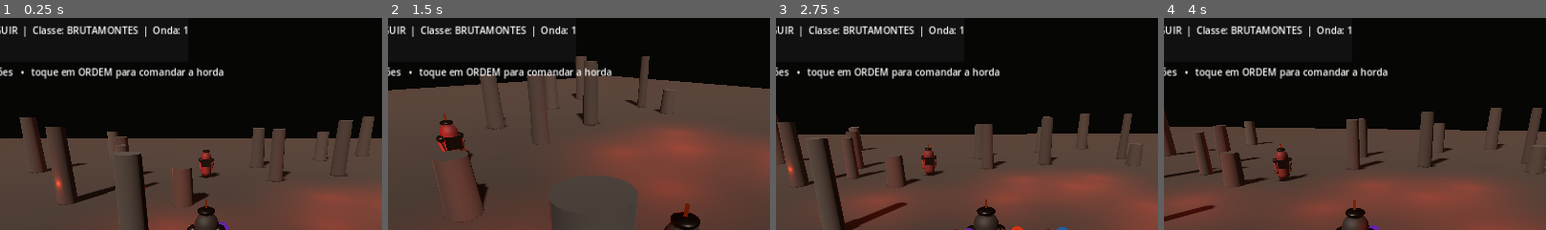
Above: before the commit, frames 1-4 (left to right).
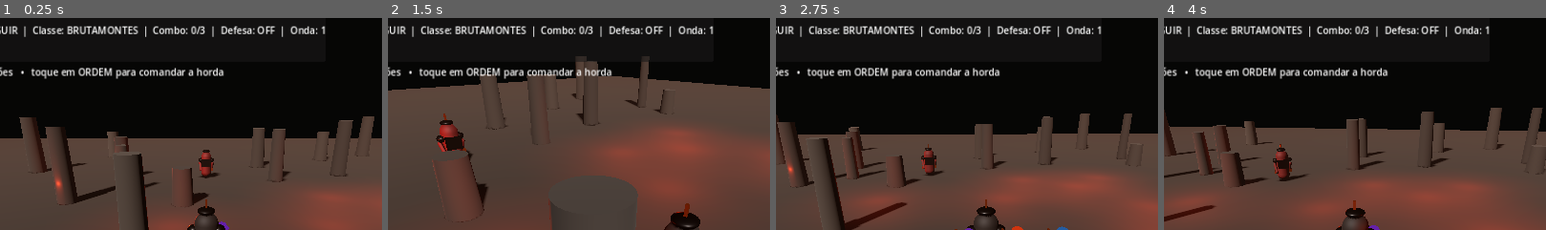
Above: after the commit, the same moments.

Repository: souzaleite24-ai/MordorTrolDeRubiAndroid
Game: Godot game, scene res://scenes/mordor_world.tscn
The game is run twice, just before and just after one commit, with the same random seed, the same clock (stepped at 60 frames per second) and the same inputs.
Inputs:
- Up to frame 1 (0.25 s): no input
- Up to frame 2 (1.5 s): click "ATACAR" at 0.5 s; hold Right (ui_right) from 1.28 s (still down)
- Up to frame 3 (2.75 s): release Right (ui_right) at 2.03 s; hold Down (ui_down) from 2.03 s (still down)
- Up to frame 4 (4 s): release Down (ui_down) at 2.78 s; hold Right (ui_right) 2.78-3.53 s; hold Up (ui_up) from 3.53 s (still down)
The pictures show only the part of the screen within x 23-73%, y 4-54%; the shares and areas given below are measured in that part.

The runs differ from the first frame. In frame 1, 1.0% of the frame differs, in the area x 41-86%, y 3-10%; in frame 2, 1.2%, in the area x 41-86%, y 3-21%; in frame 3, 1.0%; in frame 4, 1.0%.

Commit message:
Show combo and guard state in HUD

Diff:
--- a/godot/scripts/mordor_world.gd
+++ b/godot/scripts/mordor_world.gd
@@ -626,7 +626,7 @@
 
 func _update_status() -> void:
 	if status_label:
-		status_label.text = "Vida: %d  |  Horda: %d  |  Ordem: %s  |  Classe: %s  |  Onda: %d" % [int(player_health), minions.size(), selected_order, selected_class, wave]
+		status_label.text = "Vida: %d  |  Horda: %d  |  Ordem: %s  |  Classe: %s  |  Combo: %d/3  |  Defesa: %s  |  Onda: %d" % [int(player_health), minions.size(), selected_order, selected_class, combo_step, "ON" if guarding else "OFF", wave]
 
 func _physics_process(delta: float) -> void:
 	anim_clock += delta
